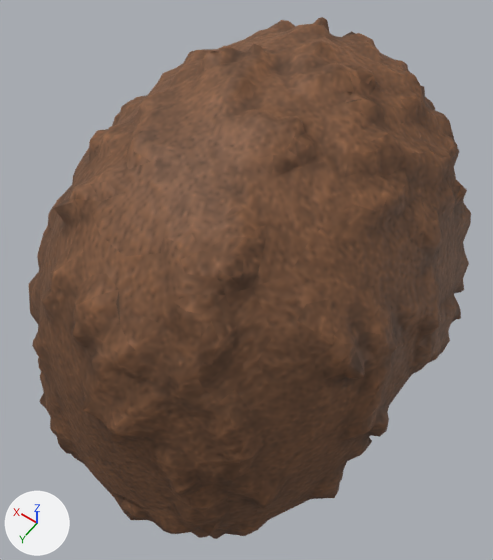
The glTF model game/assets/models/characters/hair/cropped_curls/cropped_curls.glb, before and after one commit.
Both versions are drawn from a 50 mm camera at (-0.11, 0.172, 1.934) aimed at (0.0, 0.018, 1.692). Every picture has the same lights, and +X, +Y and +Z are marked at lower left. The picture after the commit comes second.

In view in the first picture: 'cropped_curls'.
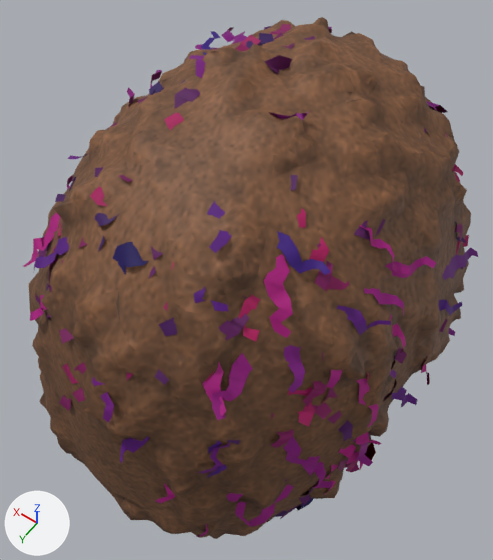
What differs and where, as boxes (x1, y1, x2, y2) in the pictures (493 x 560 px):
'cropped_curls_cards', added (mostly hidden): after (23, 24, 478, 537)

The change, as a list of edits to the scene's bpy script:
```text
Add mat_wm_cropped_curls_cards:
    mat_wm_cropped_curls_cards = bpy.data.materials.new('WM_cropped_curls_cards')
    # nodes: BsdfPrincipled, Math, Mix, OutputMaterial, VertexColor
    # colours: beige #aa9079, mixed with the vertex colours
Add me_cropped_curls_cards:
    me_cropped_curls_cards.from_pydata(...)  # 6182 vertices, 5867 faces; spans x -0.091..0.087, y -0.086..0.117, z 1.6..1.791
    me_cropped_curls_cards.materials.append(mat_wm_cropped_curls_cards)
Add ob_cropped_curls_cards:
    ob_cropped_curls_cards = bpy.data.objects.new('cropped_curls_cards', me_cropped_curls_cards)
    ob_cropped_curls_cards.location = (0.0, 0.0, 0.0)
```
